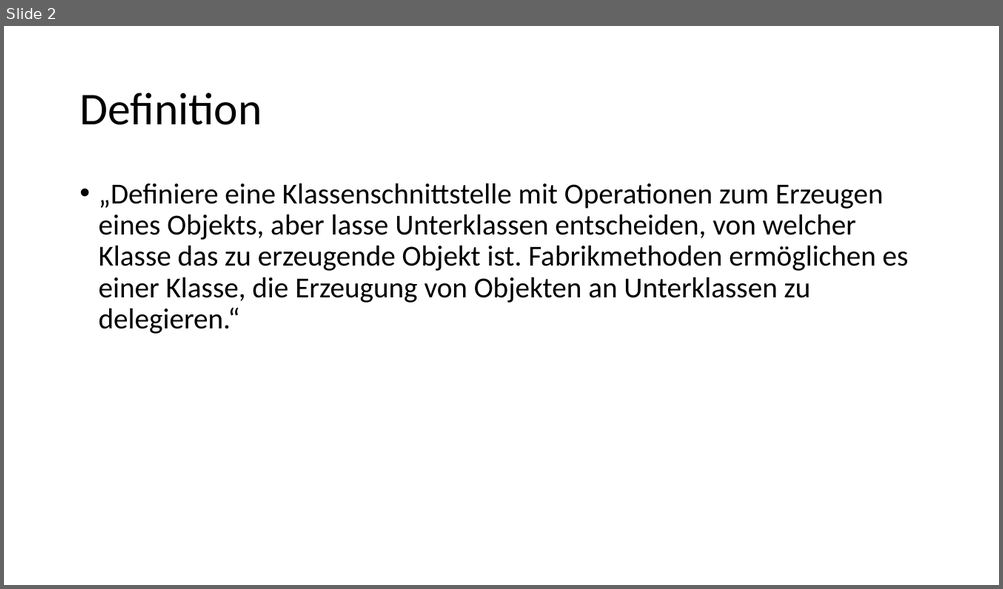
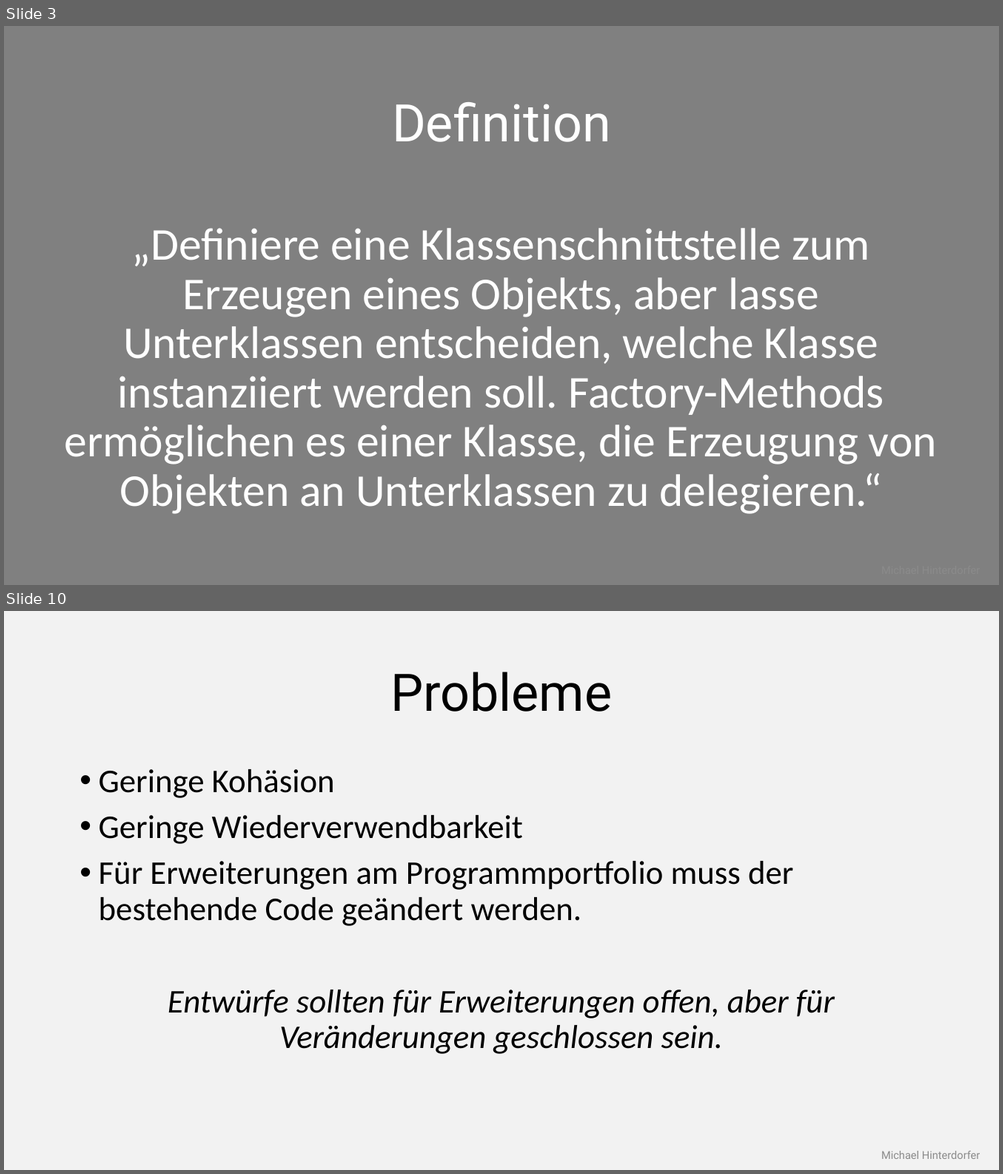
Before and after one commit to mhinterdorfer/FactoryMethod, a slide deck: Presentation/Präsentation.pptx. Shown one above the other, each under a label of ours: slide 2 before the commit, slides 3 and 10 after it; the slides between them are not shown. The pictures are 1003x589 and 1003x1174 pixels, drawn with LibreOffice and Linux fonts; fonts in the diff are those of the drawing. Boxes give left, top, right and bottom in pixels: in the first picture for what was removed or moved away, otherwise in the second. Text is boxed around its words. In the diff, an @@ line names an element or a change of style, - is before the commit and + after.

```diff
--- a/Presentation/Präsentation.pptx
+++ b/Presentation/Präsentation.pptx
@@ slide 10 added at box(4, 611, 999, 1170), background #F2F2F2 @@
@@ title added at box(390, 672, 612, 712), 50 pt, text #000000 @@
+Probleme
@@ text added at box(99, 769, 834, 1054), 32 pt, text #000000 @@
+• Geringe Kohäsion
+• Geringe Wiederverwendbarkeit
+• Für Erweiterungen am Programmportfolio muss der bestehende Code geändert werden.
+Entwürfe sollten für Erweiterungen offen, aber für Veränderungen geschlossen sein.
@@ text added at box(881, 1151, 980, 1159), 10.5 pt, text #8C8C8C @@
+Michael Hinterdorfer
@@ what was slide 2 is now slide 3 @@
@@ slide 3 changed as well @@
@@ background #FFFFFF to #808080 @@
@@ title "Definition": place and size @@
-title "Definition" at box(79, 93, 262, 125)
+title "Definition" at box(392, 102, 611, 142)
@@ title "Definition" at box(392, 102, 611, 142): size 44 to 50 pt, font Calibri to Roboto, text colour #000000 to #FFFFFF; alignment left to centre @@
@@ text at box(65, 228, 936, 514): text changed; size 28 to 44 pt; text colour #000000 to #FFFFFF @@
-• „Definiere eine Klassenschnittstelle mit Operationen zum Erzeugen eines Objekts, aber lasse Unterklassen entscheiden, von welcher Klasse das zu erzeugende Objekt ist. Fabrikmethoden ermöglichen es einer Klasse, die Erzeugung von Objekten an Unterklassen zu delegieren.“
+„Definiere eine Klassenschnittstelle zum Erzeugen eines Objekts, aber lasse Unterklassen entscheiden, welche Klasse instanziiert werden soll. Factory-Methods ermöglichen es einer Klasse, die Erzeugung von Objekten an Unterklassen zu delegieren.“
```
Also in this commit, not shown: 1 other slide changed, 41 other slides added, 5 slides removed.
